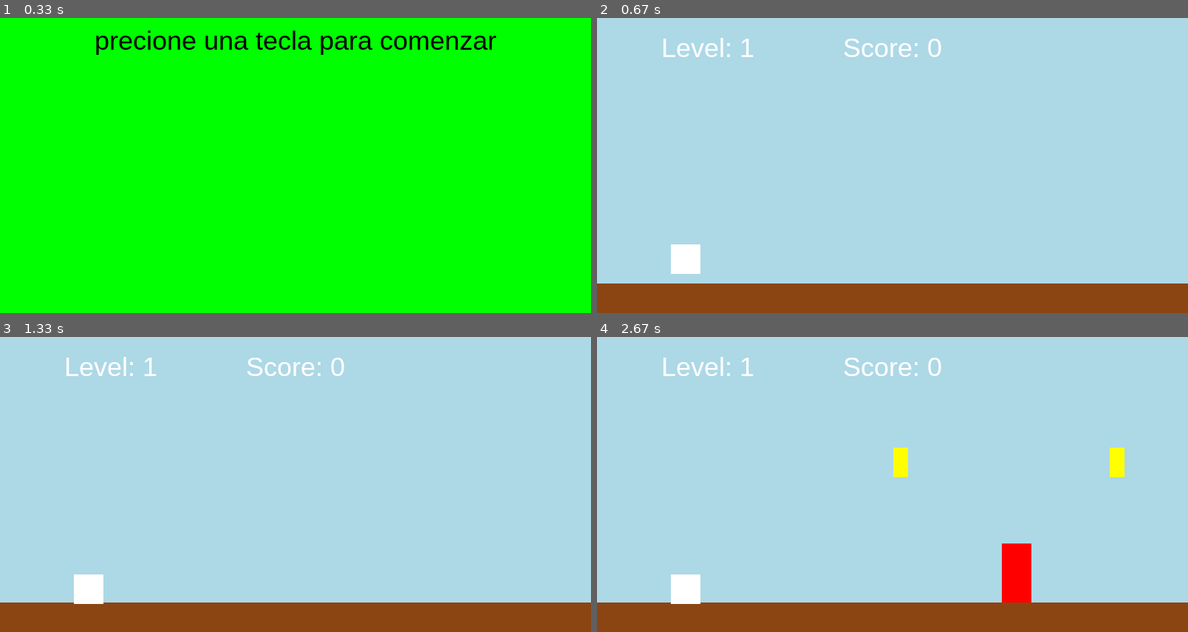
Above: before the commit, frames 1-4 (two rows, left to right).
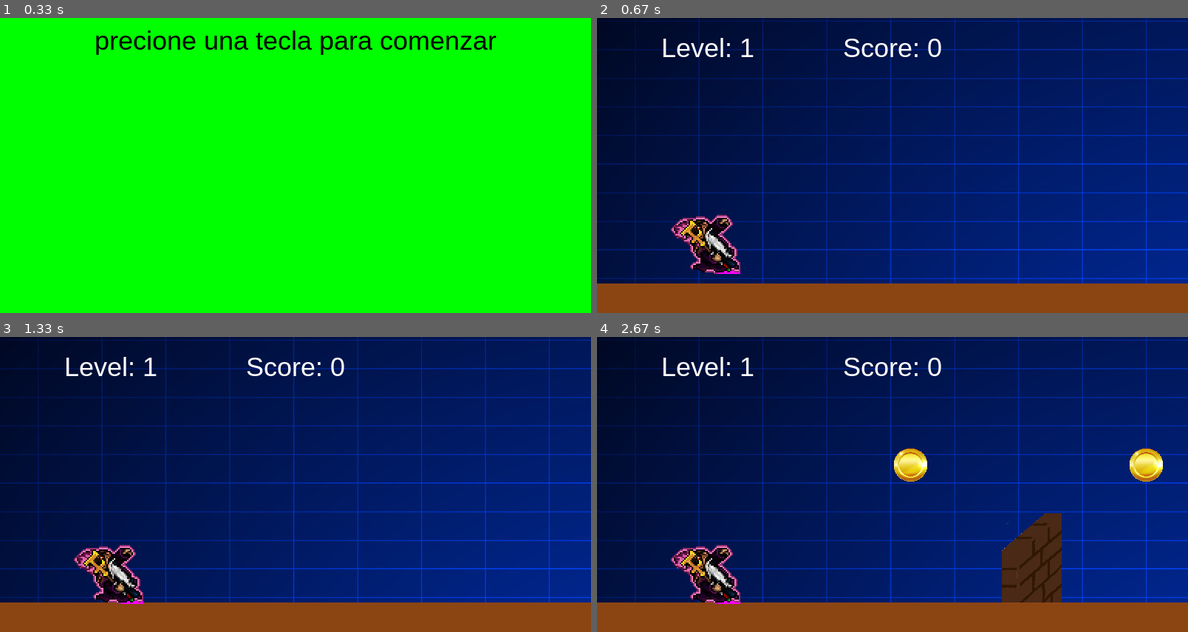
Above: after the commit, the same moments.

Repository: Emmvnu3l/Game-dash-pygame
Game: pygame game, started from main.py
Two runs of this game, one before a commit and one after it. Both use one fixed random seed, a clock stepped at 60 frames per second and the inputs below.
Inputs:
- Up to frame 1 (0.33 s): no input
- Up to frame 2 (0.67 s): tap Enter at 0.33 s
- Up to frame 3 (1.33 s): tap Space at 0.67, 1.07 s
- Up to frame 4 (2.67 s): tap Space at 1.37, 1.9, 2.2, 2.4 s

Frame 1 is identical in both runs. In frame 2, 90% of the frame differs, in the area x 0-100%, y 0-90%; in frame 3, 90%, in the area x 0-100%, y 0-91%; in frame 4, 90%.

Commit message:
clase26. implementacion de imagenes

Diff:
--- a/game/coin.py
+++ b/game/coin.py
@@ -1,16 +1,18 @@
 import pygame
+import os
 
 from .colors import *
 from .config import *
 
 class Coin(pygame.sprite.Sprite):
 
-    def __init__(self, pos_x, pos_y):
+    ## agregamos un nuevo atributo 'dir_images'
+    def __init__(self, pos_x, pos_y, dir_images):
 
         pygame.sprite.Sprite.__init__(self)
-
-        self.image= pygame.Surface((20,40))
-        self.image.fill(YELLOW)
+        ## cambiamos el atributo flip por una importacion de la imagen
+        image= pygame.image.load(os.path.join(dir_images, 'coin.png')).convert_alpha()
+        self.image = pygame.transform.scale_by(image, 0.08)
 
         self.rect = self.image.get_rect()
 
--- a/game/game.py
+++ b/game/game.py
@@ -20,6 +20,7 @@
         ## creacion de ruta de sonidos
         self.dir = os.path.dirname(__file__)
         self.dir_sounds = os.path.join(self.dir, 'sources','sounds')
+        self.dir_images = os.path.join(self.dir, 'sources', 'sprites')
 
         self.font = pygame.font.match_font(FONT)
 
@@ -31,13 +32,15 @@
         self.score = 0
         self.level = 0
         self.playing = True
+        self.background = pygame.image.load(os.path.join(self.dir_images, 'background.jpg'))
         self.generate_elements()
         self.run()
 
 
+
     def generate_elements(self):
         self.platform = Platform()
-        self.player = Player(100, self.platform.rect.top- 200)
+        self.player = Player(100, self.platform.rect.top- 200, self.dir_images)
 
         self.sprites = pygame.sprite.Group()
         self.walls = pygame.sprite.Group()
@@ -52,7 +55,7 @@
         if not len(self.walls)>0:
             for w in range (0,MAX_WALLS):
                 left = random.randrange(last_position + 200, last_position + 400)
-                wall = Wall(left, self.platform.rect.top)
+                wall = Wall(left, self.platform.rect.top, self.dir_images)
                 last_position = wall.rect.right
 
                 self.sprites.add(wall)
@@ -65,7 +68,7 @@
         last_position = WIDTH + 100
         for c in range (0, MAX_COINS):
             pos_x = random.randrange(last_position + 180, last_position + 300)
-            coin = Coin(pos_x, 150)
+            coin = Coin(pos_x, 150, self.dir_images)
             last_position = coin.rect.right
 
             self.sprites.add(coin)
@@ -94,7 +97,7 @@
             self.new()
 
     def draw(self):
-        self.surface.fill(LIGHT_BLUE)
+        self.surface.blit(self.background, (0,0))
         self.draw_text()
         self.sprites.draw(self.surface) ##Pintar la superficie
         pygame.display.flip() ## flip actualiza todo la superficie
--- a/game/player.py
+++ b/game/player.py
@@ -1,15 +1,15 @@
 import pygame
-
+import os
 
 from .colors import*
 from .config import*
 
 class Player(pygame.sprite.Sprite):
-    def __init__(self, left, bottom):
+    def __init__(self, left, bottom, dir_images):
         pygame.sprite.Sprite.__init__(self)
 
-        self.image = pygame.Surface((HEIGHT_PLAYER,WIDTH_PLAYER))
-        self.image.fill(WHITE)
+        image= pygame.image.load(os.path.join(dir_images, 'player.bmp')).convert_alpha()
+        self.image = pygame.transform.scale_by(image, 2.0)
 
         self.rect = self.image.get_rect()
         self.rect.left = left
--- a/game/wall.py
+++ b/game/wall.py
@@ -1,21 +1,23 @@
 import pygame
-
+import os
 from .config import *
 from .colors import *
 class Wall(pygame.sprite.Sprite):
 
-    def __init__(self , left, bottom):
+    def __init__(self , left, bottom, dir_images):
         pygame.sprite.Sprite.__init__(self)
-        self.image = pygame.Surface((40,80))
-        self.image.fill(RED)
 
+        # Cargar y escalar primero
+        image = pygame.image.load(os.path.join(dir_images, 'wall.png')).convert_alpha()
+        self.image = pygame.transform.scale_by(image, 0.25)
+
+        # Ahora sí, el rect tendrá el tamaño correcto
         self.rect = self.image.get_rect()
         self.rect.left = left
         self.rect.bottom = bottom
 
-        self.vel_x=SPEED
+        self.vel_x = SPEED
         self.rect_top = pygame.Rect(self.rect.x, self.rect.y, self.rect.width, 1)
-
 
     def update(self):
         self.rect.left -= self.vel_x
Binary file added: game/sources/sprites/background.jpg
Binary file added: game/sources/sprites/coin.png
Binary file added: game/sources/sprites/player.bmp
Binary file added: game/sources/sprites/wall.png
Binary file added: game/sources/sprites/wall.webp
Not shown, added: game/sources/sprites/wall.xcf
